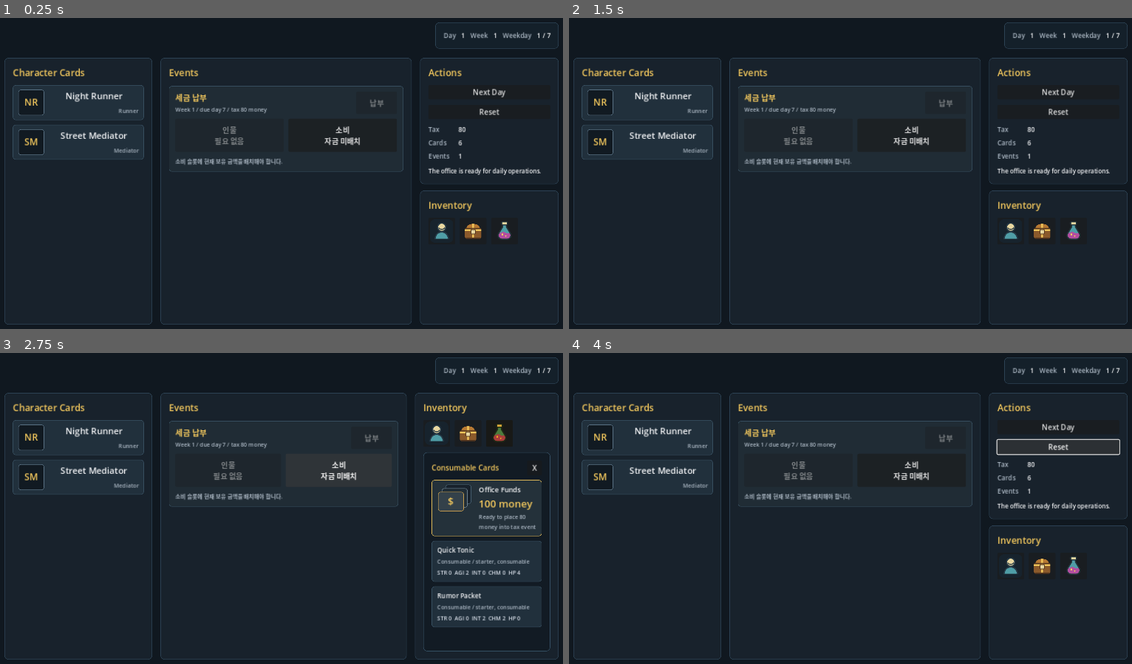
Above: before the commit, frames 1-4 (two rows, left to right).
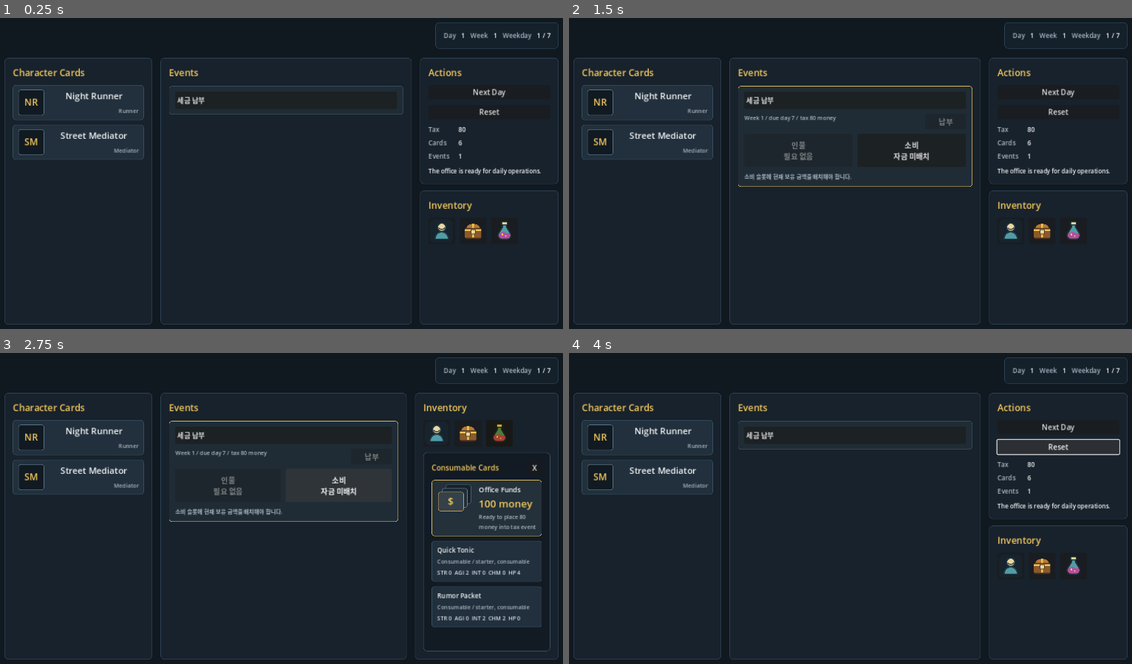
Above: after the commit, the same moments.

Repository: YOONRY/city_of_star
Game: Godot game, scene res://scenes/main/main.tscn
Two runs of this game, one before a commit and one after it. Both use one fixed random seed, a clock stepped at 60 frames per second and the inputs below.
Inputs (mouse positions are in pixels of both pictures, inside the frame that each line leads up to):
- Up to frame 1 (0.25 s): no input
- Up to frame 2 (1.5 s): click (912, 136) at 0.5 s, where only the run before the commit has a clickable "소비 자금 미배치"; click (856, 98) at 1.25 s, where only the run after the commit has a clickable "세금 납부"
- Up to frame 3 (2.75 s): click "소비 자금 미배치" at 2 s
- Up to frame 4 (4 s): click (850, 433) at 2.75 s, where only the run after the commit has a clickable "세금 납부"; click "Reset" at 3.5 s

The runs differ from the first frame. In frame 1, 1.1% of the frame differs, in the area x 30-72%, y 24-50%; in frame 2, 1.8%; in frame 3, 1.8%, in the area x 30-71%, y 21-55%; in frame 4, 1.1%.

Commit message:
Collapse request list into selectable details

Diff:
--- a/scripts/ui/main_screen.gd
+++ b/scripts/ui/main_screen.gd
@@ -1,6 +1,7 @@
 extends Control
 
 const NO_ACTIVE_DRAWER := -1
+const TAX_PAYMENT_EVENT_ID := &"tax_payment"
 
 var day_value: Label
 var week_value: Label
@@ -23,6 +24,7 @@
 var equipment_button: Button
 var consumable_button: Button
 var active_drawer_type: int = NO_ACTIVE_DRAWER
+var selected_event_id: StringName = &""
 var is_selecting_tax_event_money: bool = false
 var tax_event_money_assigned: bool = false
 var expanded_character_card_ids: Dictionary = {}
@@ -581,10 +583,12 @@
 
 
 func _make_event_row(request: RequestDefinition) -> PanelContainer:
+	var event_id := _request_event_id(request)
+	var is_selected := selected_event_id == event_id
 	var row := PanelContainer.new()
 	var style := StyleBoxFlat.new()
-	style.bg_color = Color("#202C35")
-	style.border_color = Color("#3A5365")
+	style.bg_color = Color("#202C35") if not is_selected else Color("#243542")
+	style.border_color = Color("#3A5365") if not is_selected else Color("#F4C95D")
 	style.border_width_left = 1
 	style.border_width_right = 1
 	style.border_width_top = 1
@@ -601,22 +605,13 @@
 	row.size_flags_horizontal = Control.SIZE_EXPAND_FILL
 
 	var box := VBoxContainer.new()
-	box.add_theme_constant_override("separation", 6)
+	box.add_theme_constant_override("separation", 10)
 	row.add_child(box)
 
-	var title_label := _make_label(request.label(), 15)
-	title_label.clip_text = true
-	title_label.text_overrun_behavior = TextServer.OVERRUN_TRIM_ELLIPSIS
-	box.add_child(title_label)
-
-	var meta_label := _make_label(_event_meta(request), 12)
-	meta_label.add_theme_color_override("font_color", Color("#AAB6C2"))
-	meta_label.autowrap_mode = TextServer.AUTOWRAP_WORD_SMART
-	box.add_child(meta_label)
-
-	var reward_label := _make_label(_event_rewards(request), 12)
-	reward_label.add_theme_color_override("font_color", Color("#D7DEE8"))
-	box.add_child(reward_label)
+	box.add_child(_make_event_title_button(request.label(), event_id, is_selected))
+
+	if is_selected:
+		box.add_child(_make_request_event_detail(request))
 
 	return row
 
@@ -624,10 +619,11 @@
 func _make_tax_payment_event_row() -> PanelContainer:
 	var is_paid := GameState.tax_manager.has_paid_current_week(GameState.current_day)
 	var can_resolve := _can_resolve_tax_event()
+	var is_selected := selected_event_id == TAX_PAYMENT_EVENT_ID
 	var row := PanelContainer.new()
 	var style := StyleBoxFlat.new()
 	style.bg_color = Color("#202C35") if not is_paid else Color("#20352C")
-	style.border_color = _tax_event_border_color(is_paid, can_resolve)
+	style.border_color = _tax_event_border_color(is_paid, can_resolve, is_selected)
 	style.border_width_left = 1
 	style.border_width_right = 1
 	style.border_width_top = 1
@@ -647,6 +643,11 @@
 	box.add_theme_constant_override("separation", 10)
 	row.add_child(box)
 
+	box.add_child(_make_event_title_button("세금 납부", TAX_PAYMENT_EVENT_ID, is_selected))
+
+	if not is_selected:
+		return row
+
 	var header := HBoxContainer.new()
 	header.add_theme_constant_override("separation", 12)
 	box.add_child(header)
@@ -654,10 +655,6 @@
 	var title_box := VBoxContainer.new()
 	title_box.size_flags_horizontal = Control.SIZE_EXPAND_FILL
 	header.add_child(title_box)
-
-	var title_label := _make_label("세금 납부", 17)
-	title_label.add_theme_color_override("font_color", Color("#F4C95D"))
-	title_box.add_child(title_label)
 
 	var meta_label := _make_label(_tax_event_meta(), 12)
 	meta_label.add_theme_color_override("font_color", Color("#AAB6C2"))
@@ -676,8 +673,8 @@
 	slot_row.add_theme_constant_override("separation", 10)
 	box.add_child(slot_row)
 
-	slot_row.add_child(_make_tax_slot_button("인물", "필요 없음", true, Callable()))
-	slot_row.add_child(_make_tax_slot_button("소비", _tax_consumable_slot_text(), is_paid, Callable(self, "_on_tax_consumable_slot_pressed")))
+	slot_row.add_child(_make_event_slot_button("인물", "필요 없음", true, Callable()))
+	slot_row.add_child(_make_event_slot_button("소비", _tax_consumable_slot_text(), is_paid, Callable(self, "_on_tax_consumable_slot_pressed")))
 
 	var status_label := _make_label(_tax_event_status_text(), 12)
 	status_label.add_theme_color_override("font_color", _tax_event_status_color(is_paid, can_resolve))
@@ -687,7 +684,48 @@
 	return row
 
 
-func _make_tax_slot_button(title: String, detail: String, disabled: bool, callback: Callable) -> Button:
+func _make_request_event_detail(request: RequestDefinition) -> VBoxContainer:
+	var detail := VBoxContainer.new()
+	detail.add_theme_constant_override("separation", 8)
+
+	var meta_label := _make_label(_event_meta(request), 12)
+	meta_label.add_theme_color_override("font_color", Color("#AAB6C2"))
+	meta_label.autowrap_mode = TextServer.AUTOWRAP_WORD_SMART
+	detail.add_child(meta_label)
+
+	var reward_label := _make_label(_event_rewards(request), 12)
+	reward_label.add_theme_color_override("font_color", Color("#D7DEE8"))
+	detail.add_child(reward_label)
+
+	var slot_row := HBoxContainer.new()
+	slot_row.add_theme_constant_override("separation", 10)
+	detail.add_child(slot_row)
+
+	slot_row.add_child(_make_event_slot_button("인물", "미배치", true, Callable()))
+	slot_row.add_child(_make_event_slot_button("소비", "미배치", true, Callable()))
+
+	var status_label := _make_label("아직 일반 의뢰의 카드 배치 처리는 연결되지 않았습니다.", 12)
+	status_label.add_theme_color_override("font_color", Color("#AAB6C2"))
+	status_label.autowrap_mode = TextServer.AUTOWRAP_WORD_SMART
+	detail.add_child(status_label)
+
+	return detail
+
+
+func _make_event_title_button(title: String, event_id: StringName, is_selected: bool) -> Button:
+	var button := Button.new()
+	button.text = title
+	button.alignment = HORIZONTAL_ALIGNMENT_LEFT
+	button.custom_minimum_size = Vector2(0, 38)
+	button.size_flags_horizontal = Control.SIZE_EXPAND_FILL
+	button.focus_mode = Control.FOCUS_NONE
+	button.tooltip_text = "Click to hide details." if is_selected else "Click to show details."
+	button.add_theme_font_size_override("font_size", 15)
+	button.pressed.connect(_on_event_title_pressed.bind(event_id))
+	return button
+
+
+func _make_event_slot_button(title: String, detail: String, disabled: bool, callback: Callable) -> Button:
 	var button := Button.new()
 	button.text = "%s\n%s" % [title, detail]
 	button.disabled = disabled
@@ -701,7 +739,7 @@
 	return button
 
 
-func _tax_event_border_color(is_paid: bool, can_resolve: bool) -> Color:
+func _tax_event_border_color(is_paid: bool, can_resolve: bool, is_selected: bool) -> Color:
 	if is_paid:
 		return Color("#60A878")
 
@@ -710,6 +748,9 @@
 
 	if is_selecting_tax_event_money:
 		return Color("#D6A64F")
+
+	if is_selected:
+		return Color("#F4C95D")
 
 	return Color("#3A5365")
 
@@ -979,6 +1020,14 @@
 	return first.label().naturalnocasecmp_to(second.label()) < 0
 
 
+func _request_event_id(request: RequestDefinition) -> StringName:
+	var raw_id := String(request.id)
+	if raw_id.is_empty():
+		raw_id = request.label()
+
+	return StringName("request:%s" % raw_id)
+
+
 func _clear_children(container: Node) -> void:
 	for child in container.get_children():
 		container.remove_child(child)
@@ -1084,8 +1133,22 @@
 	GameState.advance_day()
 
 
+func _on_event_title_pressed(event_id: StringName) -> void:
+	is_selecting_tax_event_money = false
+
+	if selected_event_id == event_id:
+		selected_event_id = &""
+	else:
+		selected_event_id = event_id
+
+	_refresh_event_list()
+	_refresh_inventory_drawer()
+	_refresh_inventory_buttons()
+
+
 func _on_reset_pressed() -> void:
 	expanded_character_card_ids.clear()
+	selected_event_id = &""
 	is_selecting_tax_event_money = false
 	tax_event_money_assigned = false
 	GameState.reset_game()
@@ -1110,6 +1173,7 @@
 	if GameState.tax_manager.has_paid_current_week(GameState.current_day):
 		return
 
+	selected_event_id = TAX_PAYMENT_EVENT_ID
 	is_selecting_tax_event_money = true
 	_open_inventory_drawer(GameEnums.CardType.CONSUMABLE)
 
Not shown, changed: docs/handoff_update_notes.md
